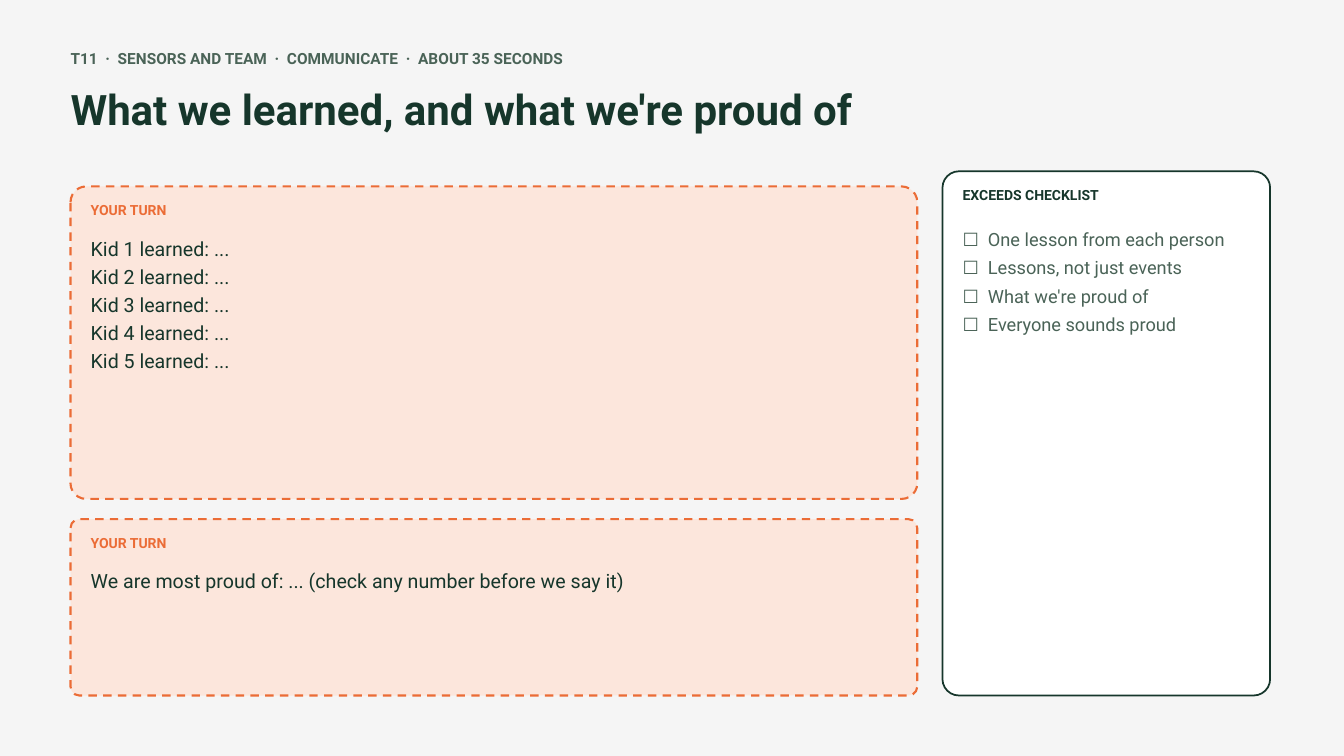
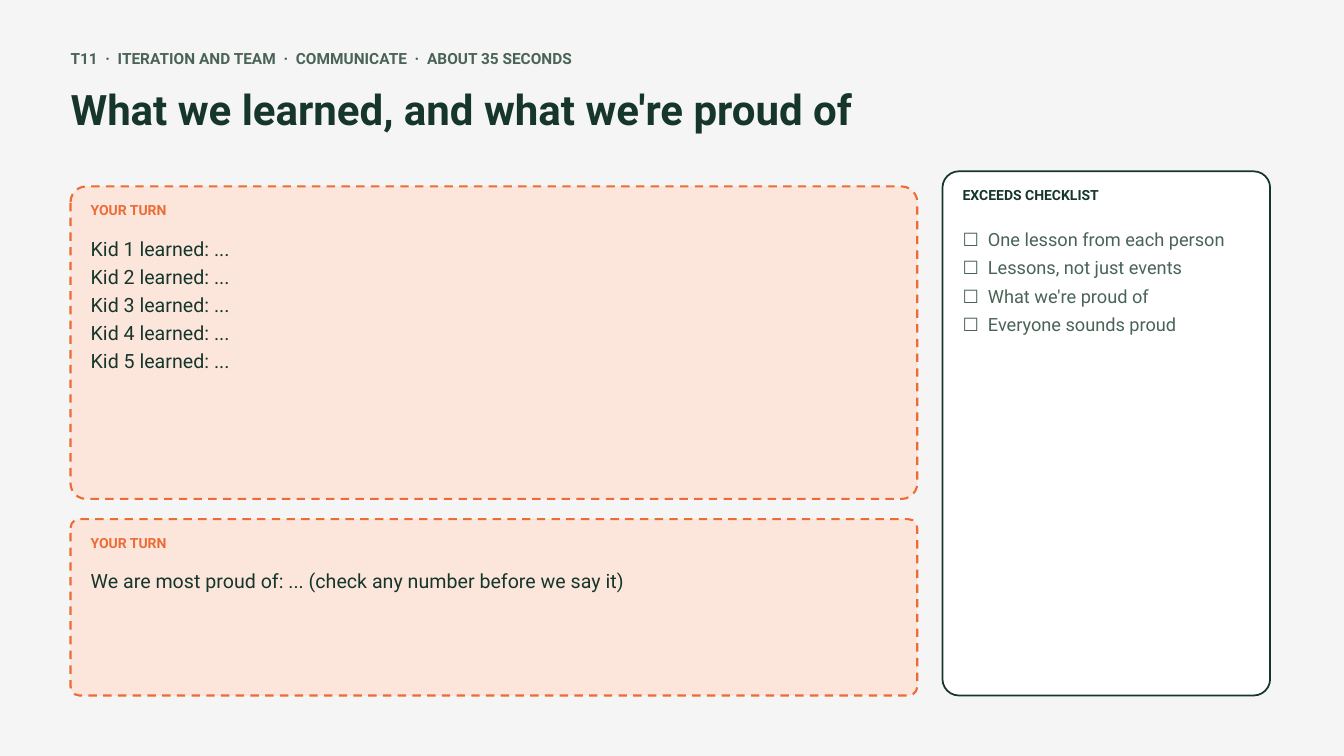
Before and after one commit to amana4/FLL2026, a slide deck: slide 36 of robot-design/exceeds-workshop.pptx. Drawn at 1344x756 pixels with LibreOffice and Linux fonts; fonts in the diff are those of the drawing. Boxes give left, top, right and bottom in pixels: in the first picture for what was removed or moved away, otherwise in the second. Text is boxed around its words. In the diff, an @@ line names an element or a change of style, - is before the commit and + after.

Commit message:
Reorganize presentation speaking roles
Split sensor and iteration responsibilities into distinct presentation sections and update the preparation page, diagrams, slides, scripts, and team links accordingly.

```diff
--- a/robot-design/exceeds-workshop.pptx
+++ b/robot-design/exceeds-workshop.pptx
@@ text at box(71, 53, 572, 64): text changed @@
-T11 · SENSORS AND TEAM · COMMUNICATE · ABOUT 35 SECONDS
+T11 · ITERATION AND TEAM · COMMUNICATE · ABOUT 35 SECONDS
```
Also in this commit, not shown: 6 other slides changed, 7 other files.
